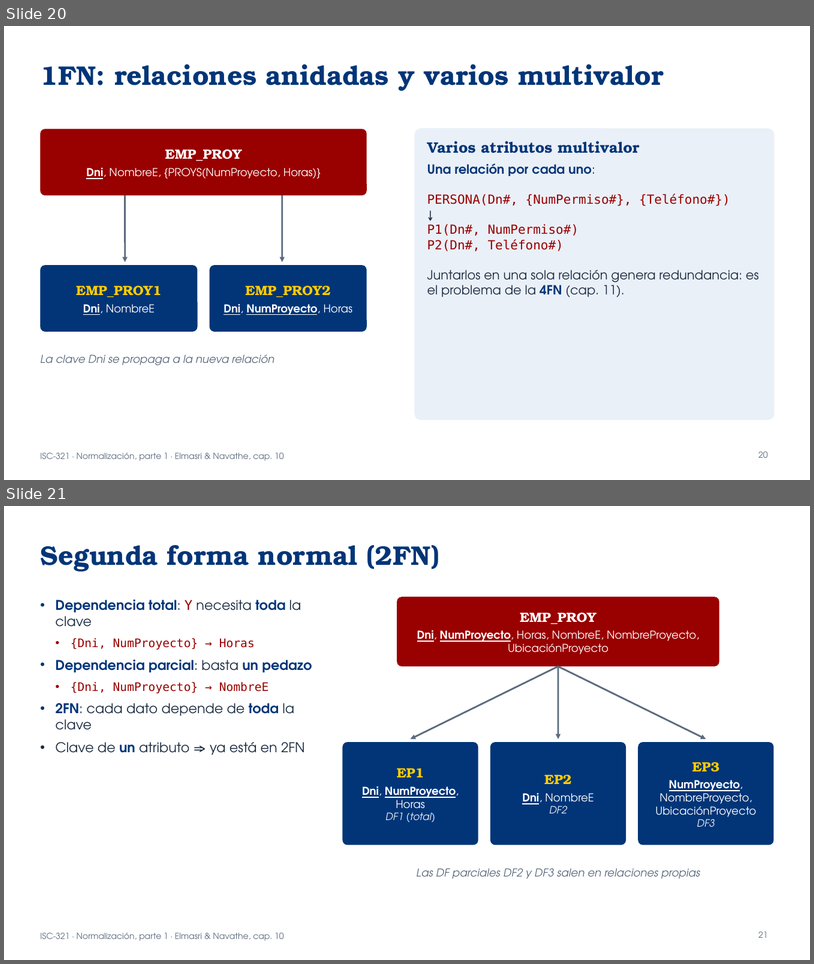
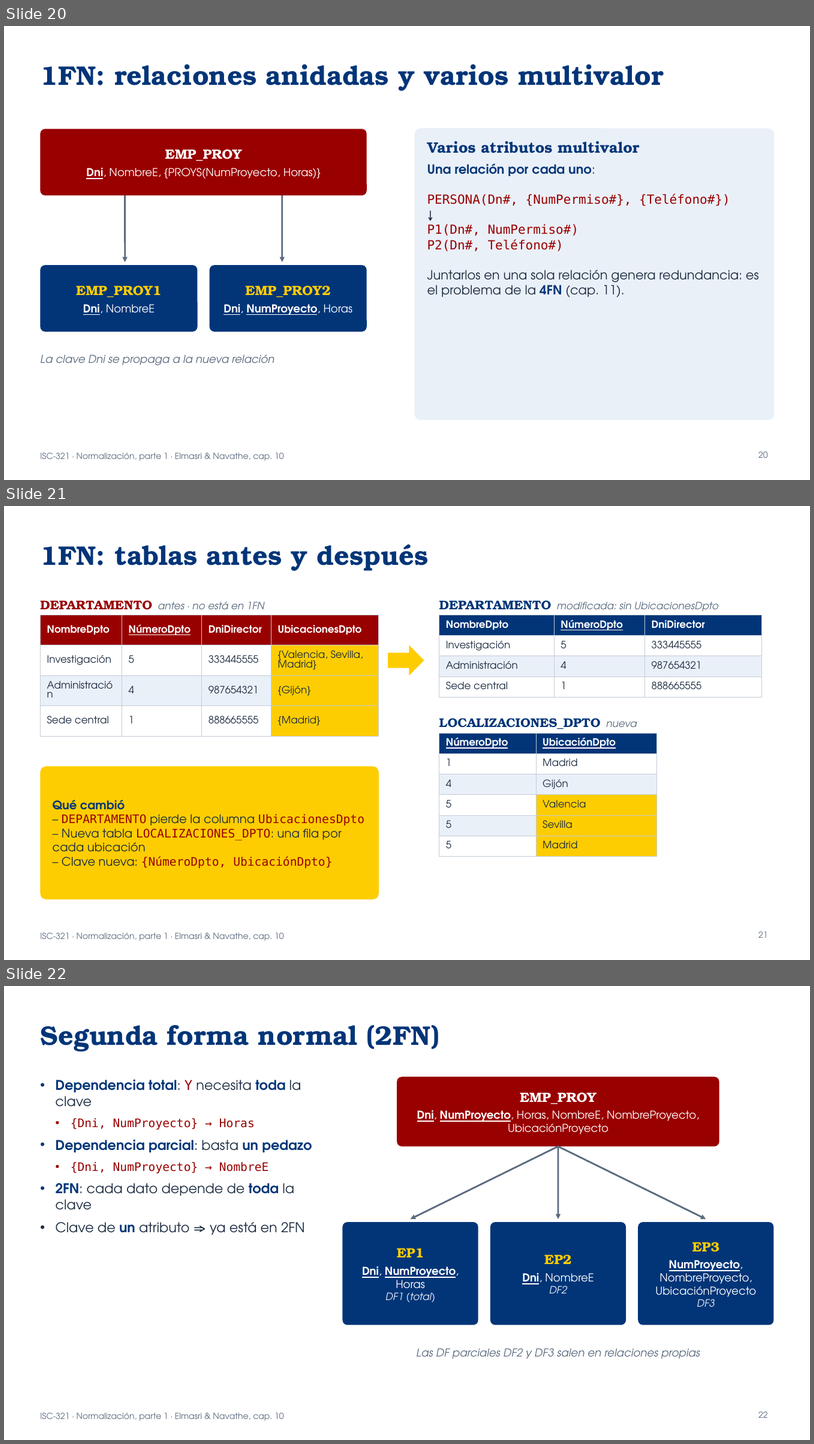
Before and after one commit to ISCODIGO/iscodigo.github.io, a slide deck: isc-321/unidad-3/normalizacion.pptx. Shown one above the other, each under a label of ours: slides 20 and 21 before the commit, slides 20, 21 and 22 after it. The pictures are 814x964 and 814x1444 pixels, drawn with LibreOffice and Linux fonts; fonts in the diff are those of the drawing. Boxes give left, top, right and bottom in pixels: in the first picture for what was removed or moved away, otherwise in the second. Text is boxed around its words. In the diff, an @@ line names an element or a change of style, - is before the commit and + after.

```diff
--- a/isc-321/unidad-3/normalizacion.pptx
+++ b/isc-321/unidad-3/normalizacion.pptx
@@ slide 21 added at (4,506,810,960), background #FFFFFF; not listed: 1 template element that a slide beside it also shows @@
@@ title added at (40,544,428,571), 32 pt, text #013578, bold @@
+1FN: tablas antes y después
@@ text added at (40,600,264,610), 12 pt, text #5B6B7F, italic @@
+DEPARTAMENTO antes · no está en 1FN
@@ text added at (440,600,719,611), 12 pt, text #5B6B7F, italic @@
+DEPARTAMENTO modificada: sin UbicacionesDpto
@@ table added at (40,615,379,728), 4 rows, 4 columns @@
+NombreDpto | NúmeroDpto | DniDirector | UbicacionesDpto
+Investigación | 5 | 333445555 | {Valencia, Sevilla, Madrid}
+Administración | 4 | 987654321 | {Gijón}
+Sede central | 1 | 888665555 | {Madrid}
@@ table added at (440,615,762,691), 4 rows, 3 columns @@
+NombreDpto | NúmeroDpto | DniDirector
+Investigación | 5 | 333445555
+Administración | 4 | 987654321
+Sede central | 1 | 888665555
@@ right arrow added at (388,645,425,675), fill #FECD01 @@
@@ text added at (440,718,637,729), 15 pt, text #013578, bold @@
+LOCALIZACIONES_DPTO nueva
@@ table added at (440,733,657,850), 6 rows, 2 columns @@
+NúmeroDpto | UbicaciónDpto
+1 | Madrid
+4 | Gijón
+5 | Valencia
+5 | Sevilla
+5 | Madrid
@@ rounded rectangle added at (40,766,379,899), fill #FECD01 @@
@@ text added at (53,799,365,868), 14 pt, text #990000 @@
+Qué cambió
+– DEPARTAMENTO pierde la columna UbicacionesDpto
+– Nueva tabla LOCALIZACIONES_DPTO: una fila por cada ubicación
+– Clave nueva: {NúmeroDpto, UbicaciónDpto}
@@ page number added at (759,931,768,937), 10 pt, text #5B6B7F @@
+21
@@ what was slide 21 is now slide 22 @@
@@ page number at (759,1411,768,1417): text changed @@
-21
+22
```
Also in this commit, not shown: 4 other slides added, 1 other file.
